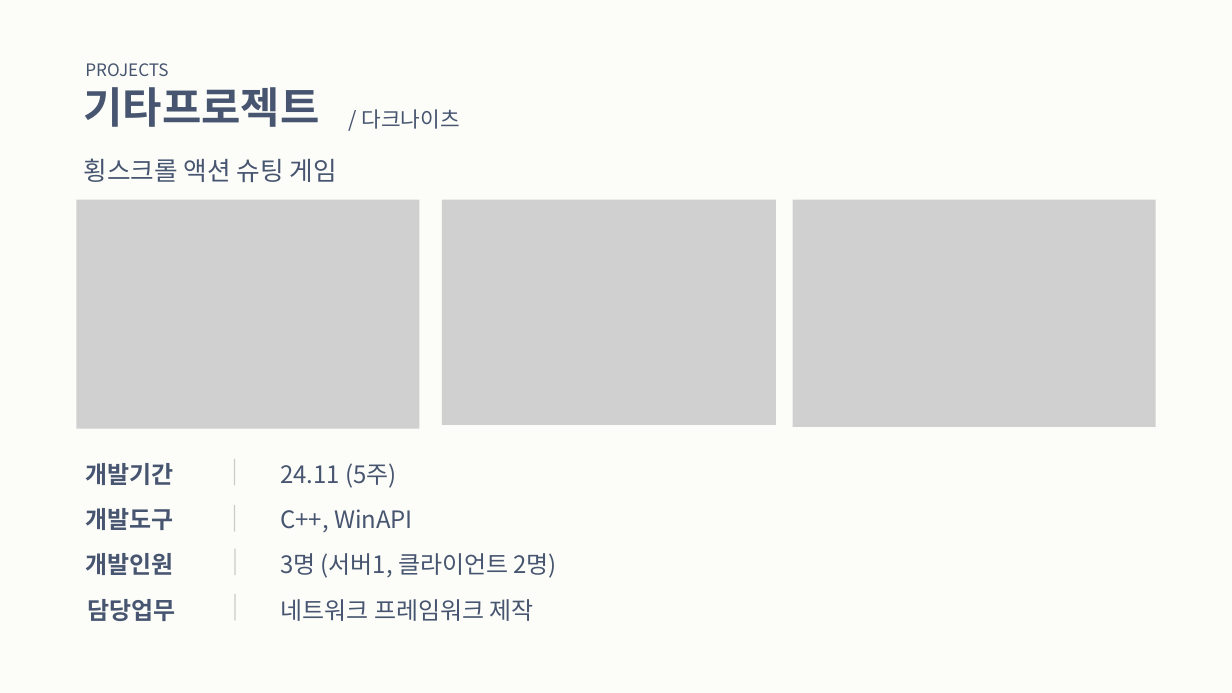
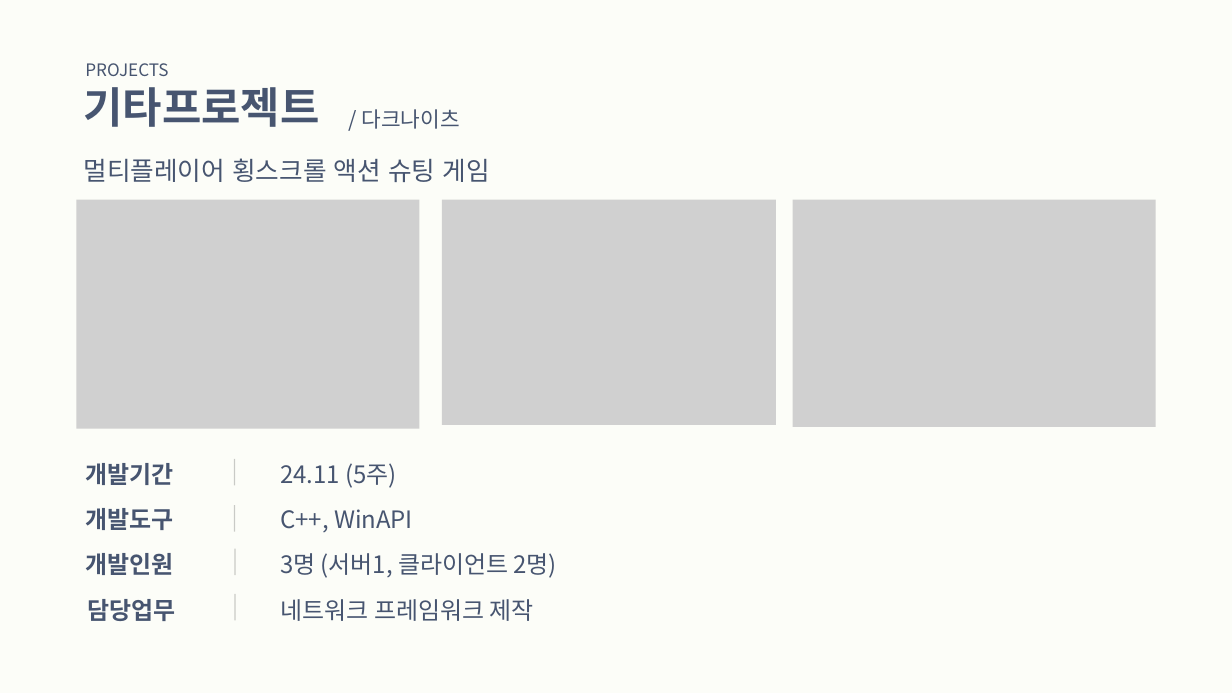
Before and after one commit to sungone/GP2025, a slide deck: slide 22 of 문서/포트폴리오/황수지/황수지포트폴리오.pptx. Drawn at 1232x693 pixels with LibreOffice and Linux fonts; fonts in the diff are those of the drawing; grey boxes stand for pictures. Boxes give left, top, right and bottom in pixels: in the first picture for what was removed or moved away, otherwise in the second. Text is boxed around its words. In the diff, an @@ line names an element or a change of style, - is before the commit and + after.

```diff
--- a/문서/포트폴리오/황수지/황수지포트폴리오.pptx
+++ b/문서/포트폴리오/황수지/황수지포트폴리오.pptx
@@ text at (x1=83, y1=158, x2=490, y2=182): text changed @@
-횡스크롤 액션 슈팅 게임
+멀티플레이어 횡스크롤 액션 슈팅 게임
```
Also in this commit, not shown: 5 other slides changed, 1 other file.
